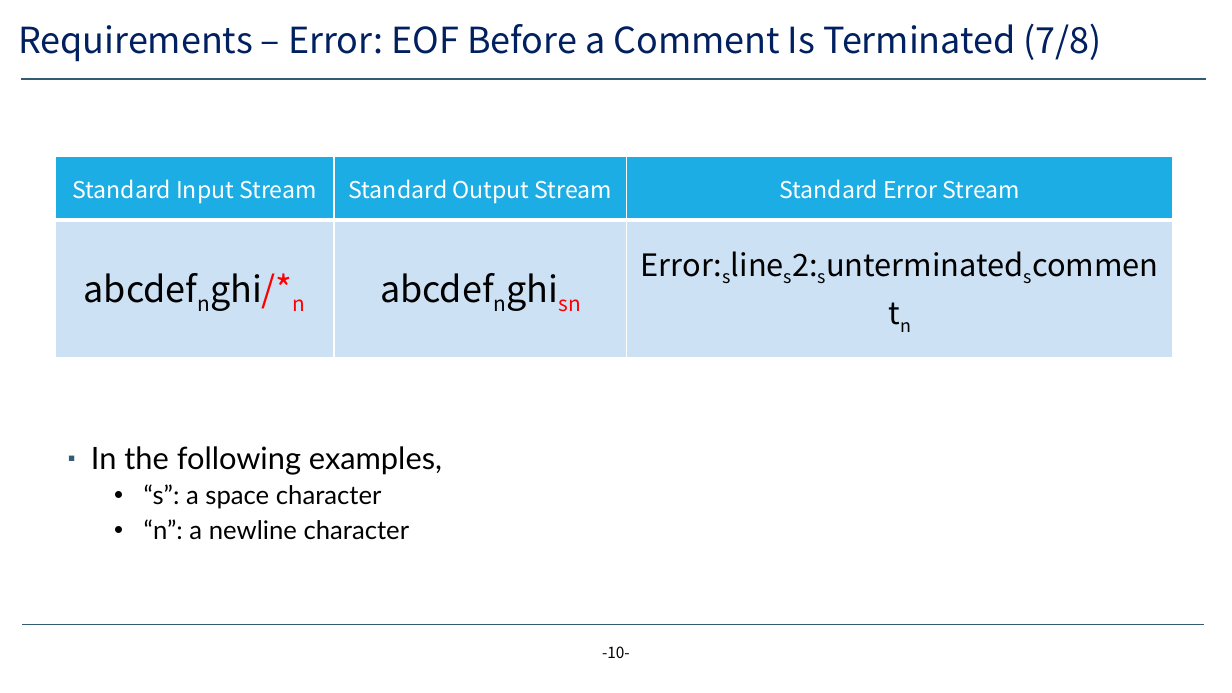
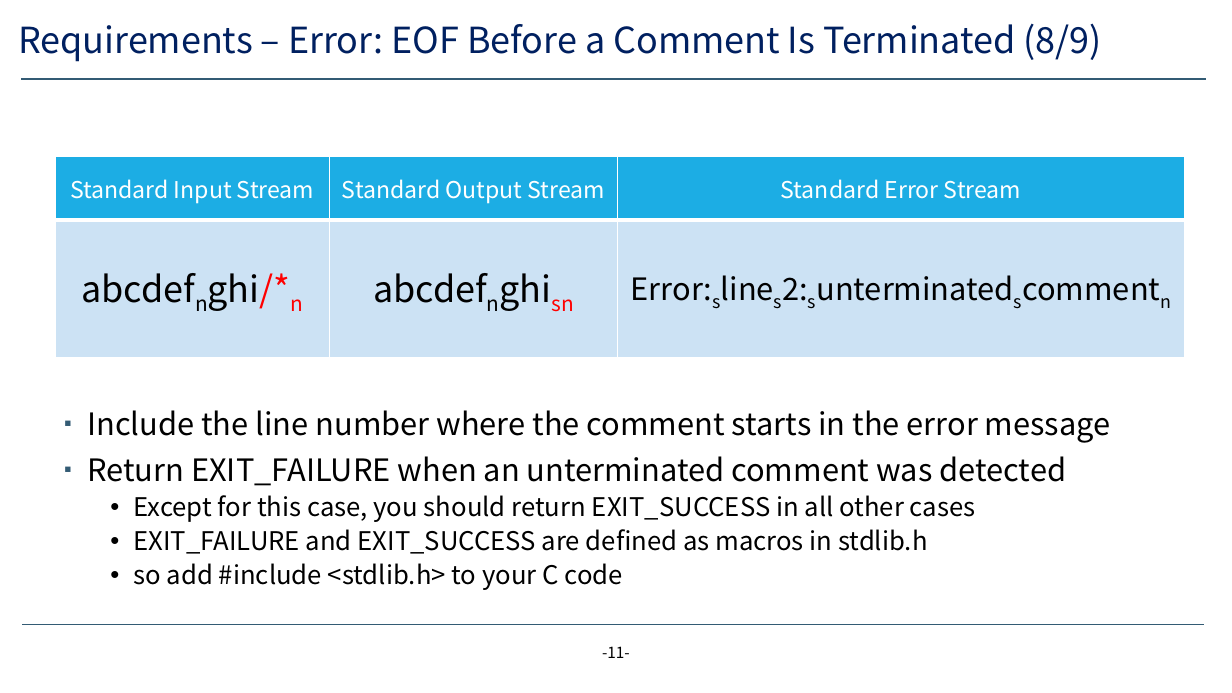
Before and after one commit to yeonjae11/3_2_SYSTEM, a slide deck: slide 11 of assignment1/lab-1-decommenter.pptx (slide 10 before the commit). Drawn at 1232x693 pixels with LibreOffice and Linux fonts; fonts in the diff are those of the drawing; background and template pictures are left out. Boxes give left, top, right and bottom in pixels: in the first picture for what was removed or moved away, otherwise in the second. Text is boxed around its words. In the diff, an @@ line names an element or a change of style, - is before the commit and + after.

```diff
--- a/assignment1/lab-1-decommenter.pptx
+++ b/assignment1/lab-1-decommenter.pptx
@@ title at box(18, 23, 1102, 62): text changed @@
-Requirements – Error: EOF Before a Comment Is Terminated (7/8)
+Requirements – Error: EOF Before a Comment Is Terminated (8/9)
@@ table: place and size @@
-table at box(55, 156, 1174, 358)
+table at box(55, 156, 1185, 358)
@@ text at box(87, 410, 1111, 590): text changed; font Lato to Noto Sans CJK KR @@
-▪ In the following examples,
-  • “s”: a space character
-  • “n”: a newline character
+▪ Include the line number where the comment starts in the error message
+▪ Return EXIT_FAILURE when an unterminated comment was detected
+  • Except for this case, you should return EXIT_SUCCESS in all other cases
+  • EXIT_FAILURE and EXIT_SUCCESS are defined as macros in stdlib.h
+  • so add #include <stdlib.h> to your C code
@@ page number at box(602, 646, 630, 658): text changed @@
--10-
+-11-
```
Also in this commit, not shown: 11 other slides changed, 1 slide added, 2 other files.
